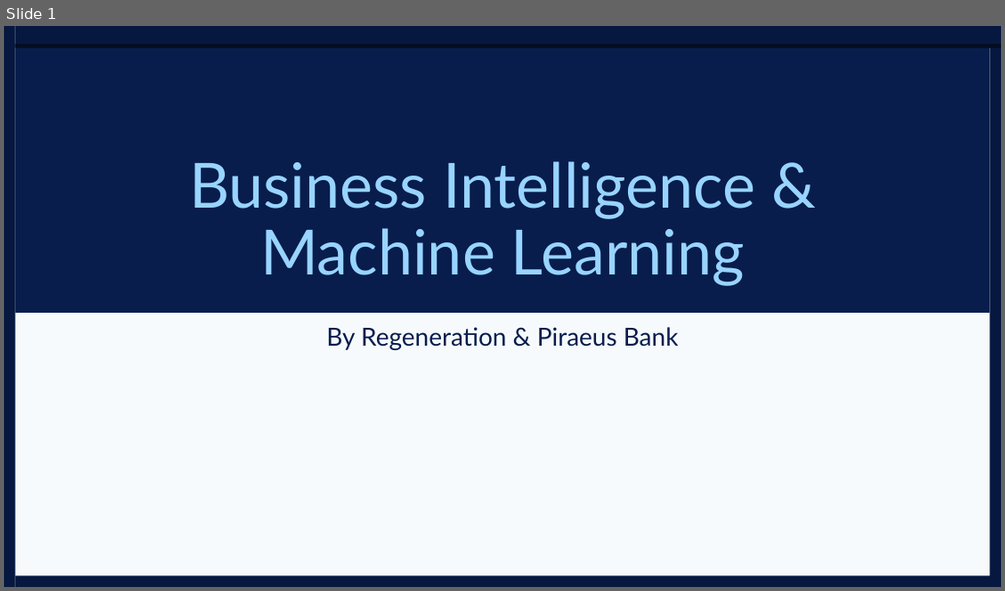
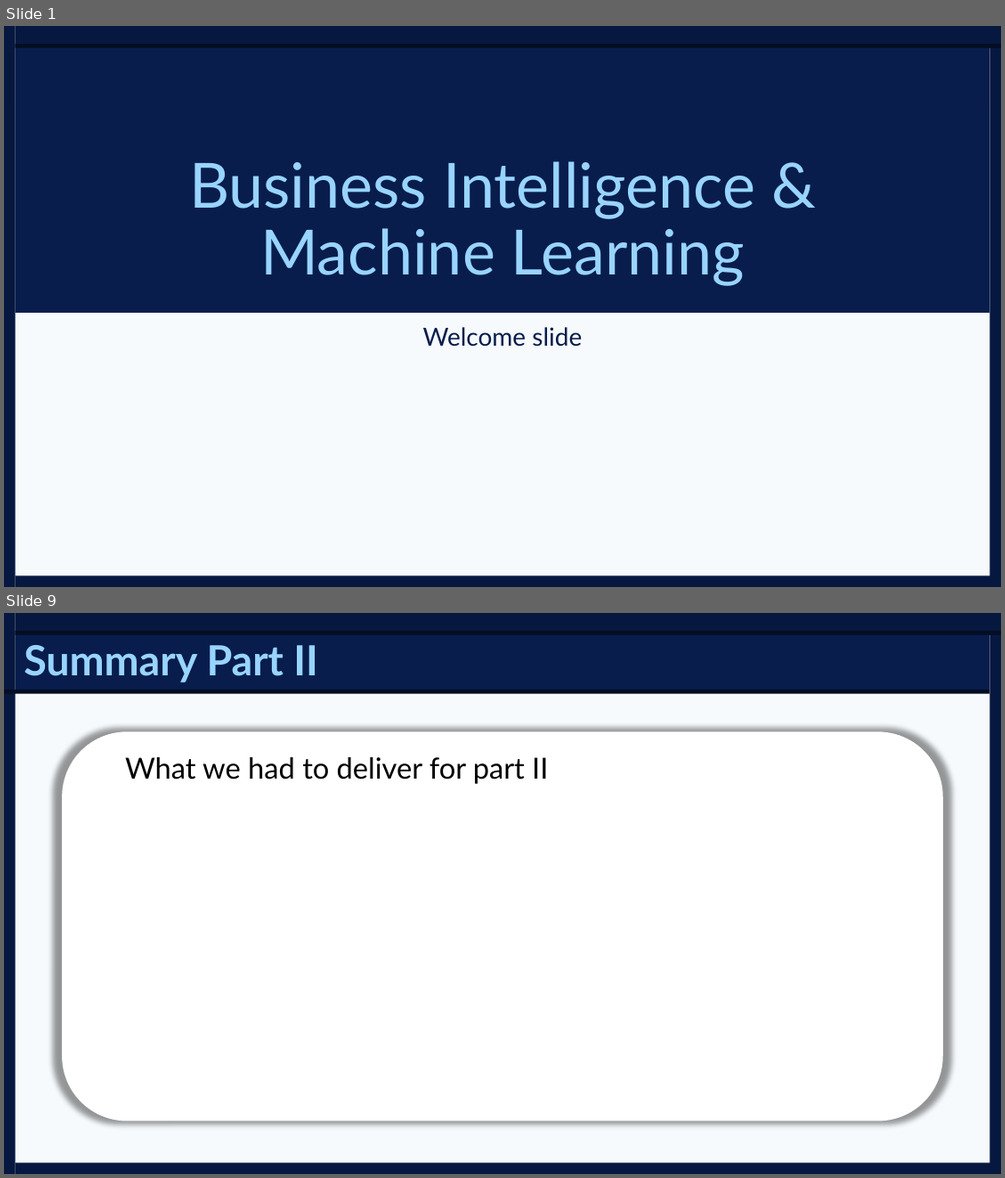
Before and after one commit to Konstant-gk/Chinook_Project, a slide deck: Chinook_Presentation/BI_ML_Presentation PART I & II.pptx. Shown one above the other, each under a label of ours: slide 1 before the commit, slides 1 and 9 after it; the slides between them are not shown. The pictures are 1005x591 and 1005x1178 pixels, drawn with LibreOffice and Linux fonts; fonts in the diff are those of the drawing. Boxes give left, top, right and bottom in pixels: in the first picture for what was removed or moved away, otherwise in the second. Text is boxed around its words. In the diff, an @@ line names an element or a change of style, - is before the commit and + after.

```diff
--- a/Chinook_Presentation/BI_ML_Presentation PART I & II.pptx
+++ b/Chinook_Presentation/BI_ML_Presentation PART I & II.pptx
@@ slide 9 added at (4, 613, 1001, 1174), background #FFFFFF; not listed: 5 template elements that a slide beside it also shows @@
@@ rectangle added at (16, 630, 989, 690), fill #081D4C @@
@@ title added at (24, 645, 318, 682), 40 pt, text #98D4FF, bold @@
+Summary Part II
@@ rectangle added at (4, 690, 989, 693), fill #040D22 @@
@@ rectangle added at (16, 694, 989, 1163), fill #F6FAFD @@
@@ rounded rectangle added at (63, 732, 943, 1121), fill #FFFFFF @@
@@ text added at (125, 757, 548, 784), 28 pt, text #000000 @@
+What we had to deliver for part II
@@ slide 1 changed as well @@
@@ subtitle at (423, 327, 582, 346): text changed @@
-By Regeneration & Piraeus Bank
+Welcome slide
```
Also in this commit, not shown: 1 other slide changed, 14 other slides added, 12 slides removed.
